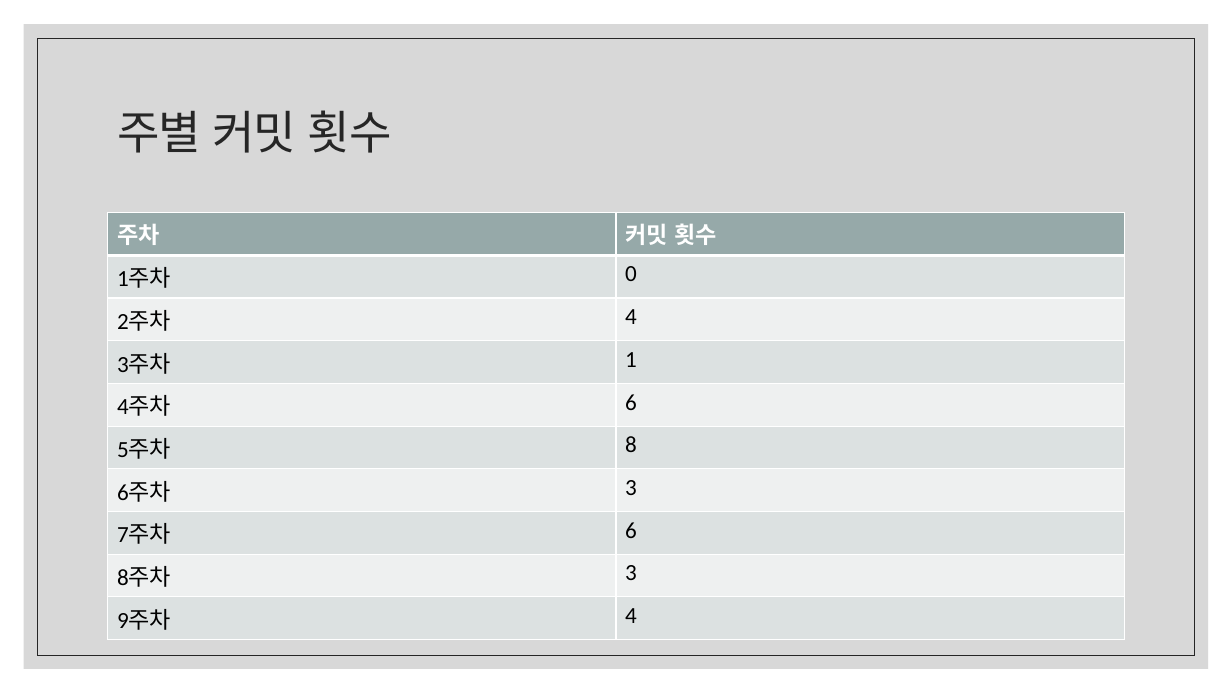
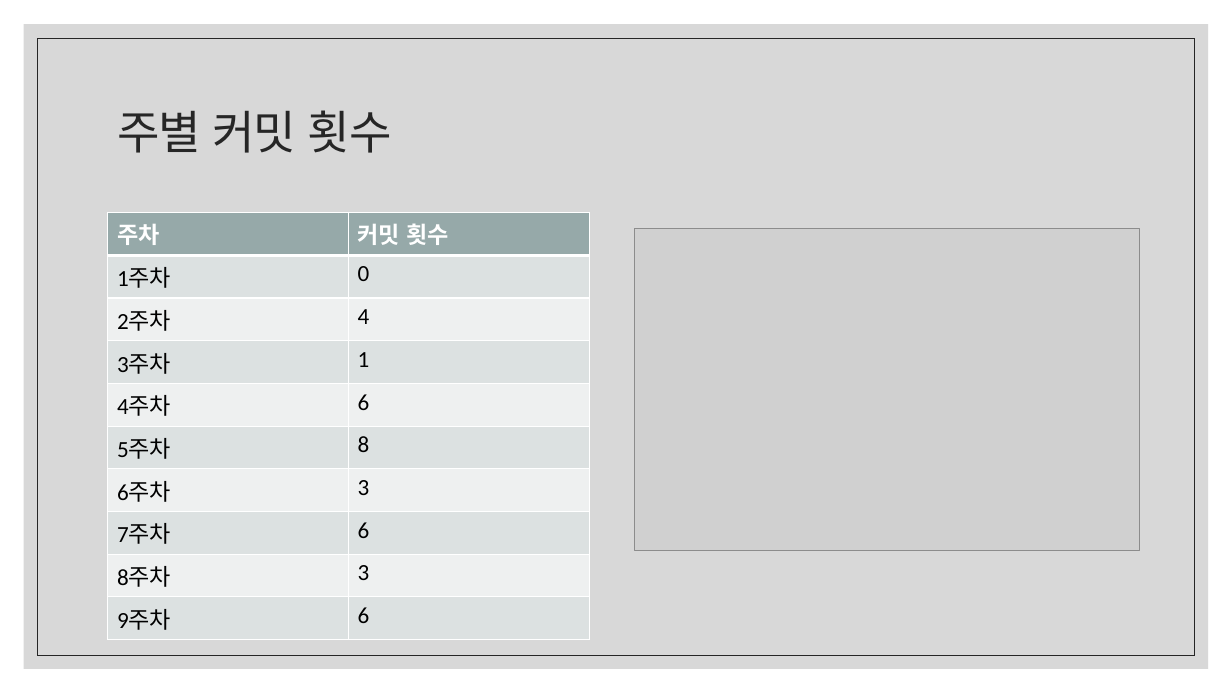
Before and after one commit to KMH8359/2019-2DGP, a slide deck: slide 3 of 2DGP 3차 발표.pptx. Drawn at 1232x693 pixels with LibreOffice and Linux fonts; fonts in the diff are those of the drawing; grey boxes stand for pictures. Boxes give left, top, right and bottom in pixels: in the first picture for what was removed or moved away, otherwise in the second. Text is boxed around its words. In the diff, an @@ line names an element or a change of style, - is before the commit and + after.

```diff
--- a/2DGP 3차 발표.pptx
+++ b/2DGP 3차 발표.pptx
@@ table at (x1=108, y1=213, x2=589, y2=634) @@
-row 10, column 2: 4
+row 10, column 2: 6
@@ table resized from (x1=108, y1=213, x2=1125, y2=634) to (x1=108, y1=213, x2=589, y2=634) @@
@@ picture added at (x1=635, y1=228, x2=1140, y2=551) @@
```
Also in this commit, not shown: 1 other slide changed.
